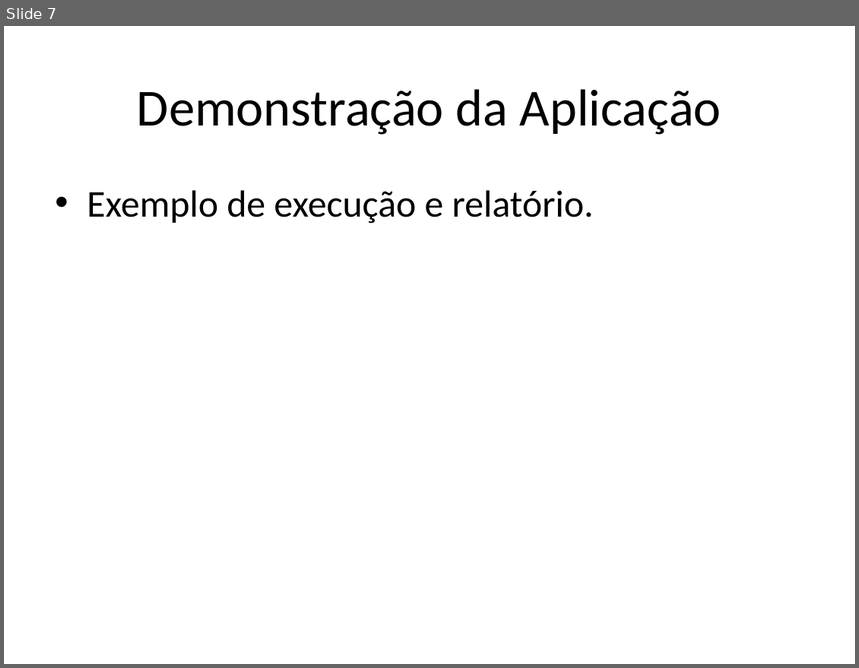
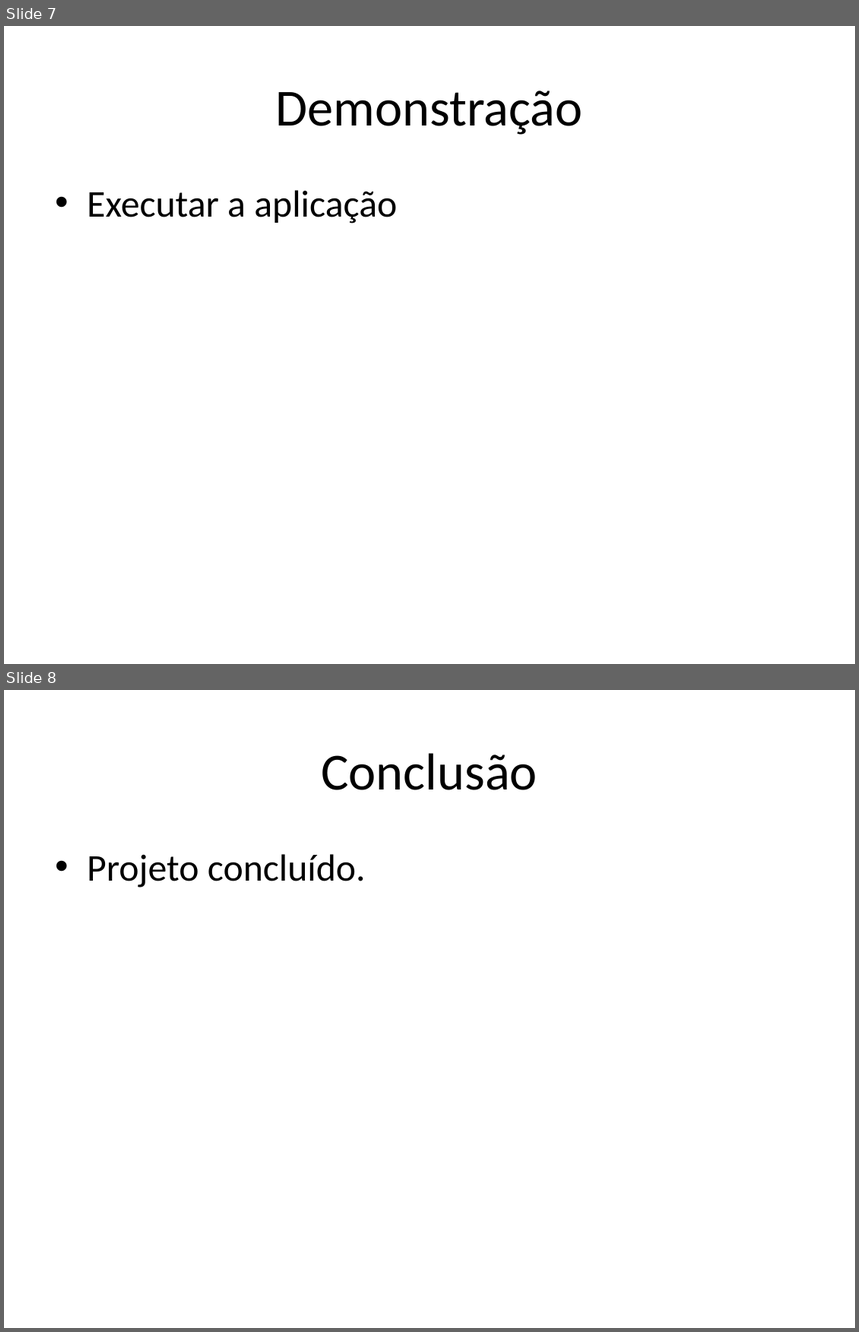
Before and after one commit to PowerTruee/projeto-ufcd-10790, a slide deck: assets/apresentacao.pptx. Shown one above the other, each under a label of ours: slide 7 before the commit, slides 7 and 8 after it. The pictures are 859x668 and 859x1332 pixels, drawn with LibreOffice and Linux fonts; fonts in the diff are those of the drawing. Boxes give left, top, right and bottom in pixels: in the first picture for what was removed or moved away, otherwise in the second. Text is boxed around its words. In the diff, an @@ line names an element or a change of style, - is before the commit and + after.

```diff
--- a/assets/apresentacao.pptx
+++ b/assets/apresentacao.pptx
@@ slide 8 added at [4, 690, 855, 1328], background #FFFFFF @@
@@ title added at [321, 753, 538, 790], 44 pt, text #000000 @@
+Conclusão
@@ text added at [87, 854, 366, 888], 32 pt, text #000000 @@
+• Projeto concluído.
@@ slide 7 changed as well @@
@@ title at [276, 91, 583, 135]: text changed @@
-Demonstração da Aplicação
+Demonstração
@@ text at [87, 190, 397, 224]: text changed @@
-• Exemplo de execução e relatório.
+• Executar a aplicação
```
Also in this commit, not shown: 3 other slides changed, 3 other slides added, 5 slides removed, 1 other file.
